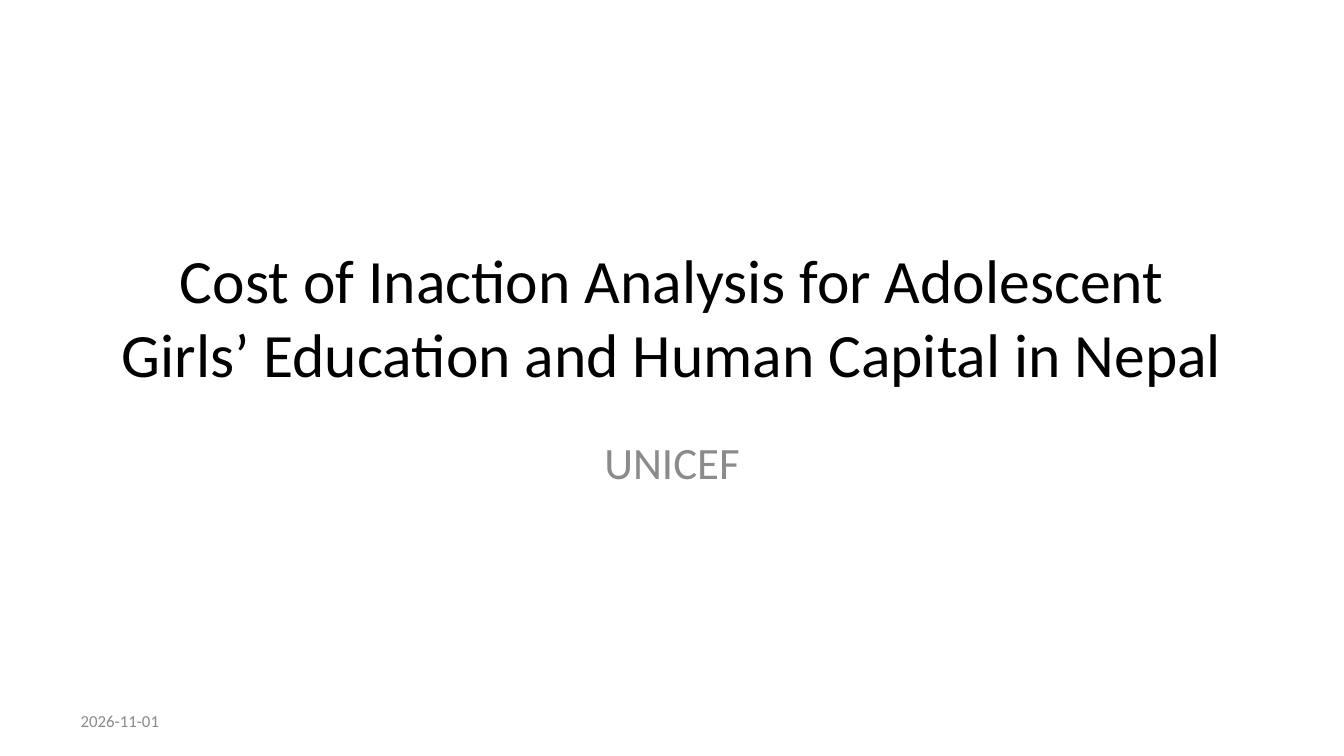
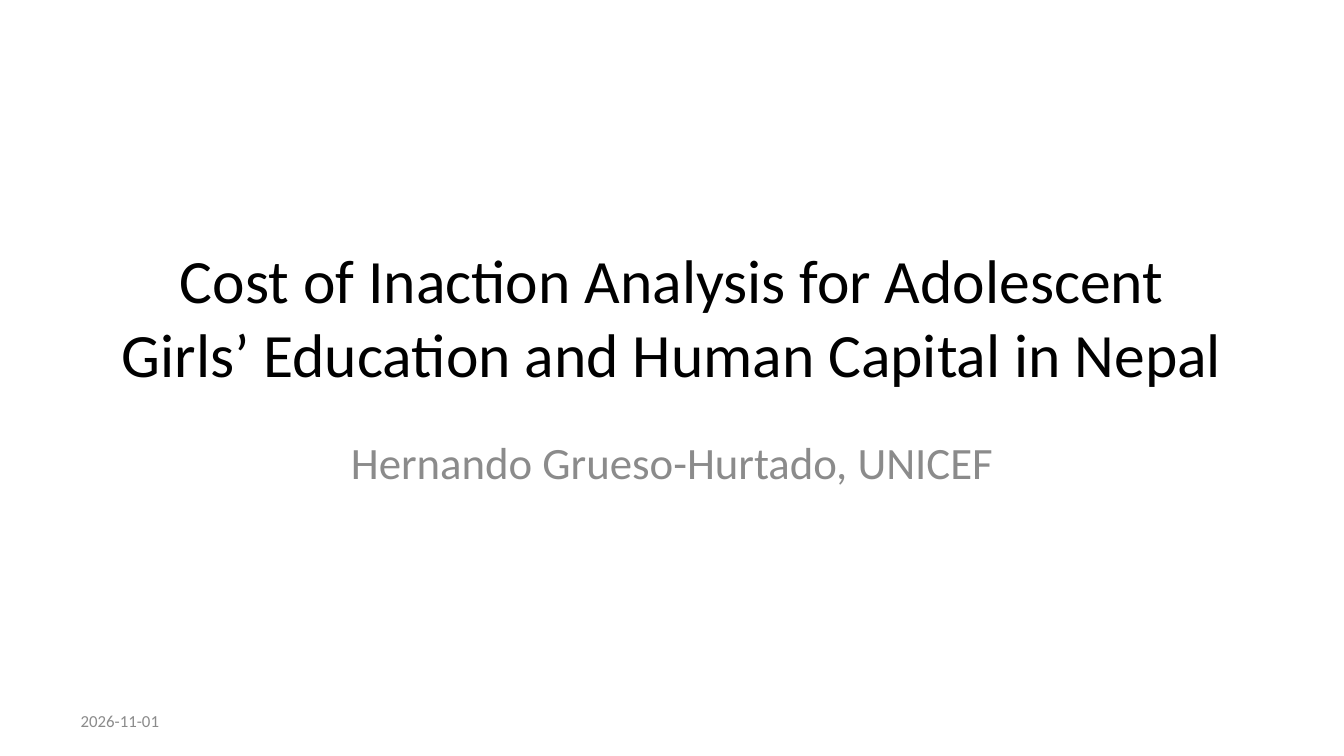
Before and after one commit to hgrueso/nepal-cost-of-inaction, a slide deck: slide 1 of reports/nepal_coi_slides_short_V6.pptx. Drawn at 1344x756 pixels with LibreOffice and Linux fonts; fonts in the diff are those of the drawing. Boxes give left, top, right and bottom in pixels: in the first picture for what was removed or moved away, otherwise in the second. Text is boxed around its words. In the diff, an @@ line names an element or a change of style, - is before the commit and + after.

```diff
--- a/reports/nepal_coi_slides_short_V6.pptx
+++ b/reports/nepal_coi_slides_short_V6.pptx
@@ subtitle at bbox=[351, 448, 993, 485]: text changed @@
-UNICEF
+Hernando Grueso-Hurtado, UNICEF
```
Also in this commit, not shown: 4 other files.
